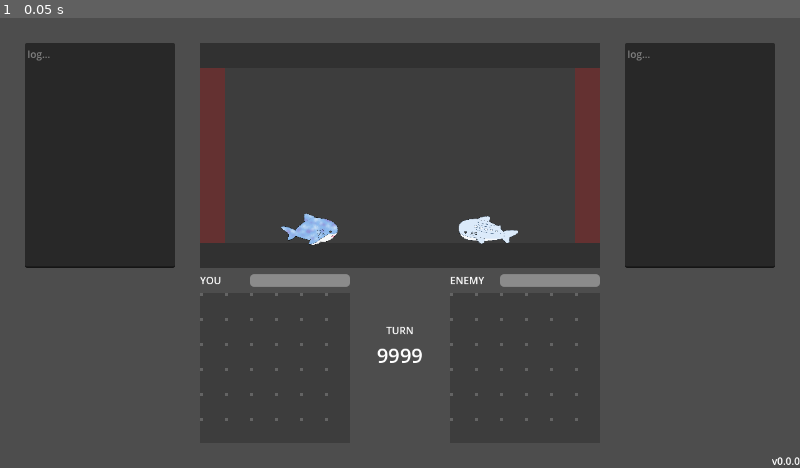
Above: before the commit, frame 1.
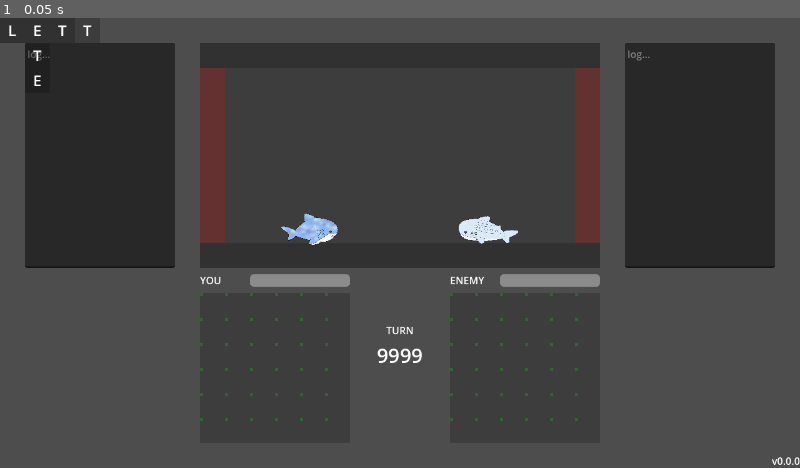
Above: after the commit, the same moment.

Repository: kamikoloss/letters
Game: Godot game, scene res://scenes/game/game.tscn
The game is run twice, just before and just after one commit, with the same random seed, the same clock (stepped at 60 frames per second) and the same inputs.
Inputs:
- Up to frame 1 (0.05 s): no input

The runs differ from the first frame. In frame 1, 0.7% of the frame differs, in the area x 0-73%, y 0-90%.
Error before the commit: Parse Error: Cannot infer the type of "nearest_cell" variable because the value doesn't have a set type. (res://components/cell.gd:84)

Commit message:
微修正

Diff:
--- a/client/components/cell.gd
+++ b/client/components/cell.gd
@@ -8,7 +8,7 @@
 ## ドラッグを 開始/終了 したとき
 ## 呪文オブジェクト側のみ使用する
 signal dragged # (on: bool)
-## 他の Cell に 入った/外れた とき
+## 他の Cell が 入った/外れた とき
 signal cell_entered # (on: bool)
 
 ## Cell の大きさ (px)
@@ -68,38 +68,6 @@
             dragged.emit(event.pressed)
 
 
-func _on_mouse_entered() -> void:
-    hovered.emit(true)
-
-
-func _on_mouse_exited() -> void:
-    hovered.emit(false)
-
-
-func _on_area_entered(_other_area: Area2D) -> void:
-    if is_holder:
-        var other_cell := _other_area.get_parent()
-        if other_cell is Cell:
-            # 自身が最寄りのホルダー Cell のときのみ色を変更する
-            var nearest_cell := other_cell.get_nearest_overrapping_holder()
-            if nearest_cell == self:
-                # 置けるかどうかで色を分ける
-                if is_holder_active:
-                    bg_color = COLOR_SUCCESS
-                else:
-                    bg_color = COLOR_DANGER
-    else:
-        cell_entered.emit(true)
-
-
-func _on_area_exited(_other_area: Area2D) -> void:
-    if is_holder:
-        # 重なりがなくなったら元の色に戻す
-        bg_color = COLOR_DEFAULT
-    else:
-        cell_entered.emit(false)
-
-
 ## 自身に重なっているホルダー Cell のうち最寄りを取得する
 ## 重なっているホルダー Cell がない場合は null を返す
 func get_nearest_overrapping_holder() -> Cell:
@@ -121,6 +89,40 @@
     return null
 
 
+
+func _on_mouse_entered() -> void:
+    hovered.emit(true)
+
+
+func _on_mouse_exited() -> void:
+    hovered.emit(false)
+
+
+func _on_area_entered(_other_area: Area2D) -> void:
+    if is_holder:
+        var other_cell := _other_area.get_parent()
+        if other_cell is Cell:
+            # 自身が最寄りのホルダー Cell のときのみ色を変更する
+            #var nearest_cell := other_cell.get_nearest_overrapping_holder()
+            var nearest_cell = other_cell.get_nearest_overrapping_holder()
+            if nearest_cell is Cell:
+                # 置けるかどうかで色を分ける
+                if is_holder_active:
+                    bg_color = COLOR_SUCCESS
+                else:
+                    bg_color = COLOR_DANGER
+    else:
+        cell_entered.emit(true)
+
+
+func _on_area_exited(_other_area: Area2D) -> void:
+    if is_holder:
+        # 重なりがなくなったら元の色に戻す
+        bg_color = COLOR_DEFAULT
+    else:
+        cell_entered.emit(false)
+
+
 func _update_debug() -> void:
     var is_holder_active_lamp: ColorRect = get_node("Debug/is_holder_active")
     if is_holder:
